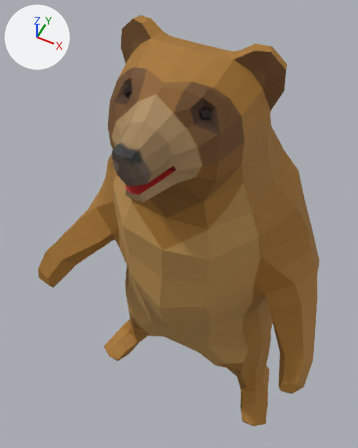
The FBX model Assets/Models/Bear/Bear@CATCH_01.FBX as it was, and as the next commit left it.
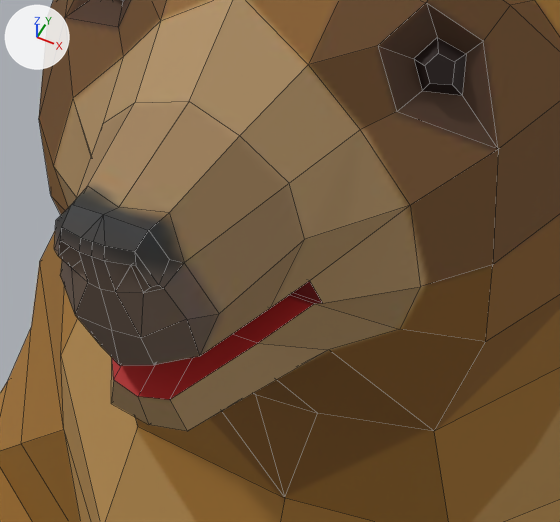
Each version is shown whole from a camera (50 mm lens) standing at (0.849, -1.89, 4.353) and looking at (-0.166, 0.14, 1.816), then close up on the part from 27% to 66% of the width and 22% to 50% of the height. The lights are fixed; the arrows at upper left show +X, +Y and +Z. The close-ups show mesh edges as thin lines. Where no turn or scale is listed for an object, it has been applied to the vertices.

The older version as bpy lines, for what is in view:
```python
me_mesh = bpy.data.meshes.new('Mesh')
me_mesh.from_pydata(...)  # 533 vertices, 548 faces; spans x -0.95..0.95, y -0.69..0.71, z 0.0..3.29
me_mesh.materials.append(mat_bear_01)  # picture img_bear_01_jpg
ob_bear = bpy.data.objects.new('Bear', me_mesh)
ob_bear.location = (0.0, 0.0, 0.0)
```
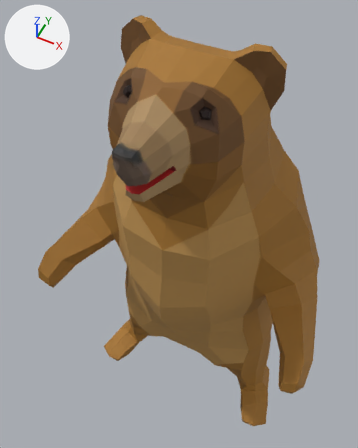
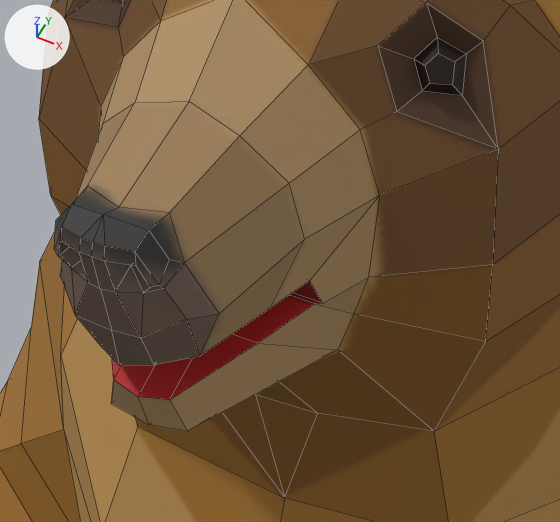
Where the change shows, as pixel boxes [x1, y1, x2, y2] in the close-ups (560 x 522 px; the box of a moved part takes in the faces that stretch with it):
part 1 of me_mesh, moved or reshaped: [39, 18, 498, 431] in both

The change, as a list of edits to the scene's bpy script:
```text
Change me_mesh:
    where me_mesh.from_pydata(...)  # 533 vertices, 548 faces; spans x -0.95..0.95, y -0.69..0.71, z 0.0..3.29
    used by ob_bear; location = (0.0, 0.0, 0.0)
    me_mesh part 1
    me_mesh.vertices[162].co: (-0.2, -0.41, 3.03) -> (-0.16, -0.41, 3.03)  # pixel (72, 98) -> pixel (100, 106)
    me_mesh.vertices[179].co: (-0.22, -0.43, 2.94) -> (-0.16, -0.43, 2.93)  # pixel (53, 165) -> not seen
    me_mesh.vertices[180].co: (-0.2, -0.44, 2.88) -> (-0.15, -0.44, 2.88)
    me_mesh.vertices[182].co: (-0.13, -0.47, 2.85) -> (-0.13, -0.45, 2.83)
    me_mesh.vertices[459].co: (0.2, -0.41, 3.03) -> (0.16, -0.41, 3.03)  # pixel (410, 205) -> pixel (379, 195)
    me_mesh.vertices[476].co: (0.22, -0.43, 2.94) -> (0.16, -0.43, 2.93)  # pixel (420, 286) -> pixel (368, 277)
    me_mesh.vertices[477].co: (0.2, -0.44, 2.88) -> (0.15, -0.44, 2.88)  # pixel (399, 329) -> pixel (353, 313)
    me_mesh.vertices[480].co: (0.13, -0.47, 2.85) -> (0.13, -0.45, 2.83)  # pixel (328, 349) -> pixel (337, 349)
```
